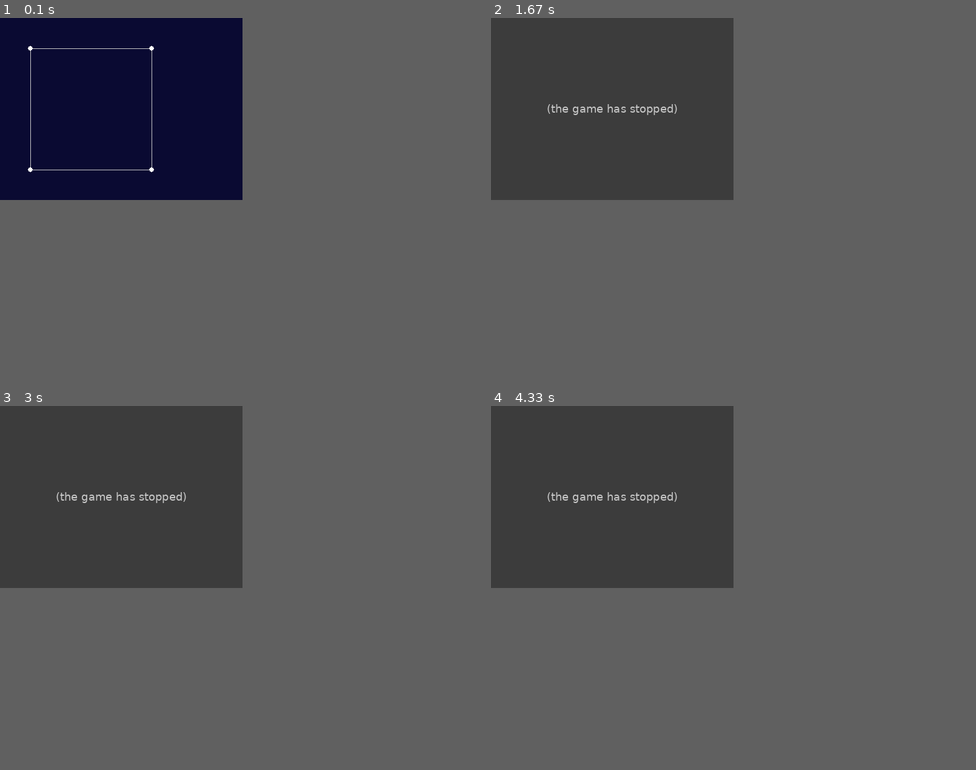
Above: before the commit, frames 1-4 (two rows, left to right).
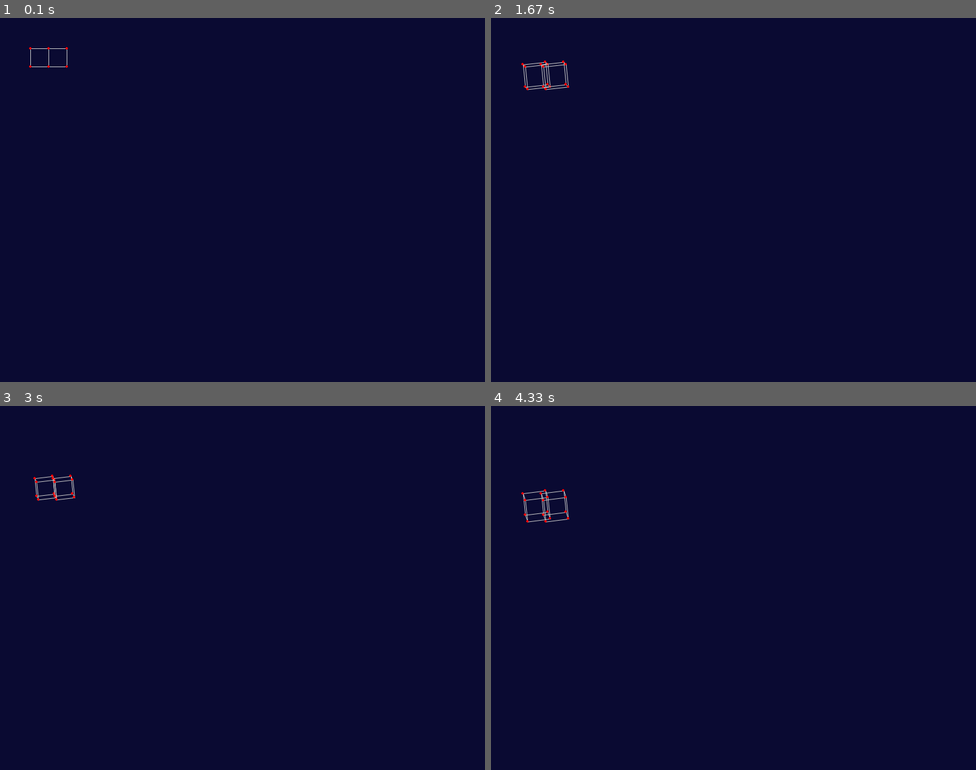
Above: after the commit, the same moments.

Repository: danibt656/pygame3D
Game: pygame game, started from wireframe_display.py
The game is run twice, just before and just after one commit, with the same random seed, the same clock (stepped at 60 frames per second) and the same inputs.
Inputs:
- Up to frame 1 (0.1 s): no input
- Up to frame 2 (1.67 s): tap Z at 0.33 s; tap F at 0.67 s; hold D 1-1.47 s; tap Space at 1.07, 1.37, 1.57 s; tap E at 1.15 s; hold W from 1.5 s (still down)
- Up to frame 3 (3 s): release W at 1.8 s; hold D 1.83-2.3 s; tap Space at 1.9, 2.2, 2.4, 2.7, 2.97 s; tap Shift at 1.98 s; hold A 2.33-2.87 s; tap E at 2.48 s; hold S from 2.9 s (still down)
- Up to frame 4 (4.33 s): release S at 3.2 s; hold A 3.23-3.63 s; tap Space at 3.3, 3.6, 3.73, 4.13 s; tap Shift at 3.38 s; hold W 3.67-4.03 s; tap E at 3.82 s; hold D from 4.07 s (still down)
In our replay, the window is 400x300 before the commit and 800x600 after it. These sizes can differ from the game's own. Grey fills any space a smaller window leaves; there, only what the larger window draws over its background counts as a difference.

The runs differ from the first frame. In frame 1, 0.2% of the frame differs, in the area x 5-32%, y 7-43%; in frame 2, 25%; in frame 3, 25%, in the area x 0-50%, y 0-50%; in frame 4, 25%.
Error before the commit: AttributeError: 'numpy.ndarray' object has no attribute 'x' (wireframe.py line 139); the game stopped at 0.33 s (later frames are placeholders)

Commit message:
replaced movement and rotation for matrices

Diff:
--- a/wireframe (copy).py
+++ /dev/null
@@ -1,103 +0,0 @@
-#
-# Wireframe class
-#
-import math
-
-class Node:
-
-    def __init__(self, coordinates):
-        """
-        Init coordinates: X, Y, Z
-        """
-        self.x = coordinates[0]
-        self.y = coordinates[1]
-        self.z = coordinates[2]
-
-
-class Edge:
-
-    def __init__(self, start, stop):
-        self.start = start
-        self.stop = stop
-
-
-class Wireframe:
-
-    def __init__(self):
-        self.nodes = np.zeros((0, 4))
-        self.edges = []
-
-    def addNodes(self, node_list):
-        for node in node_list:
-            self.nodes.append(Node(node))
-
-    def addEdges(self, edge_list):
-        for (start, stop) in edge_list:
-            self.edges.append(Edge(self.nodes[start], self.nodes[stop]))
-
-    # For debugging
-    def outputNodes(self):
-        print("\n --- Nodes ---")
-        for i, node in enumerate(self.nodes):
-            print(f" {i}: ({node.x}, {node.y}, {node.z})")
-
-    def outputEdges(self):
-        print("\n --- Edges ---")
-        for i, edge in enumerate(self.edges):
-            print(f" {i}: ({edge.start.x}, {edge.start.y}, {edge.start.z})")
-            print(f"  to: ({edge.start.x}, {edge.start.y}, {edge.start.z})")
-
-    def translate(self, axis, d):
-        """
-        Translate each node of a wireframe by d along given axis
-        """
-        if axis in ['x', 'y', 'z']:
-            for node in self.nodes:
-                setattr(node, axis, getattr(node, axis) + d)
-
-    def scale(self, centre_x, centre_y, scale):
-        """
-        Scale the wireframe from the centre of the screen
-        """
-        for node in self.nodes:
-            node.x = centre_x + scale * (node.x - centre_x)
-            node.y = centre_y + scale * (node.y - centre_y)
-            node.z *= scale
-
-    def rotateX(self, cx, cy, cz, radians):
-        for node in self.nodes:
-            y = node.y - cy
-            z = node.z - cz
-            d = math.hypot(y, z)
-            theta = math.atan2(y, z) + radians
-            node.z = cz + d * math.cos(theta)
-            node.y = cy + d * math.sin(theta)
-
-    def rotateY(self, cx, cy, cz, radians):
-        for node in self.nodes:
-            x = node.x - cx
-            z = node.z - cz
-            d = math.hypot(x, z)
-            theta = math.atan2(x, z) + radians
-            node.z = cz + d * math.cos(theta)
-            node.x = cx + d * math.sin(theta)
-
-    def rotateZ(self, cx, cy, cz, radians):
-        for node in self.nodes:
-            x = node.x - cx
-            y = node.y - cy
-            d = math.hypot(y, x)
-            theta = math.atan2(y, x) + radians
-            node.x = cx + d * math.cos(theta)
-            node.y = cy + d * math.sin(theta)
-
-    def findCenter(self):
-        """
-        Find center of the wireframe
-        """
-        num_nodes = len(self.nodes)
-        meanX = sum([node.x for node in self.nodes]) / num_nodes
-        meanY = sum([node.y for node in self.nodes]) / num_nodes
-        meanZ = sum([node.z for node in self.nodes]) / num_nodes
-
-        return (meanX, meanY, meanZ)
--- a/wireframe.py
+++ b/wireframe.py
@@ -2,6 +2,7 @@
 # Wireframe class
 #
 import numpy as np
+from numpy.linalg import multi_dot
 import math
 
 
@@ -70,7 +71,7 @@
     def addEdges(self, edge_list):
         self.edges += edge_list
 
-    # For debugging
+    ## For debugging ##
     def outputNodes(self):
         print("\n --- Nodes ---")
         for i, (x, y, z, _) in enumerate(self.nodes):
@@ -80,6 +81,7 @@
         print("\n --- Edges ---")
         for i, (node1, node2) in enumerate(self.edges):
             print(f" {i}: {node1} -> {node2}")
+    ##               ##
 
     def transform(self, matrix):
         """
@@ -87,69 +89,71 @@
         """
         self.nodes = np.dot(self.nodes, matrix)
 
-    def translate(self, axis, d):
-        """
-        Translate each node of a wireframe by d along given axis
-        """
-        if axis in ['x', 'y', 'z']:
-            for node in self.nodes:
-                setattr(node, axis, getattr(node, axis) + d)
+    def scale(self, scaleMatrix):
+        center = np.array(self.findCenter())
+        centerInv = center * -1
 
-    def scale(self, centre_x, centre_y, scale):
-        """
-        Scale the wireframe from the centre of the screen
-        """
-        for node in self.nodes:
-            node.x = centre_x + scale * (node.x - centre_x)
-            node.y = centre_y + scale * (node.y - centre_y)
-            node.z *= scale
+        tf_center = translationMatrix(*center)
+        tf_centerInv = translationMatrix(*centerInv)
 
-    def rotateX(self, cx, cy, cz, radians):
-        for node in self.nodes:
-            y = node.y - cy
-            z = node.z - cz
-            d = math.hypot(y, z)
-            theta = math.atan2(y, z) + radians
-            node.z = cz + d * math.cos(theta)
-            node.y = cy + d * math.sin(theta)
+        tf_scale = multi_dot([tf_centerInv, scaleMatrix, tf_center])
+        self.nodes = np.dot(self.nodes, tf_scale)
 
-    def rotateY(self, cx, cy, cz, radians):
-        for node in self.nodes:
-            x = node.x - cx
-            z = node.z - cz
-            d = math.hypot(x, z)
-            theta = math.atan2(x, z) + radians
-            node.z = cz + d * math.cos(theta)
-            node.x = cx + d * math.sin(theta)
+    def rotateX(self, rotateXMatrix):
+        center = np.array(self.findCenter())
+        centerInv = center * -1
 
-    def rotateZ(self, cx, cy, cz, radians):
-        for node in self.nodes:
-            x = node.x - cx
-            y = node.y - cy
-            d = math.hypot(y, x)
-            theta = math.atan2(y, x) + radians
-            node.x = cx + d * math.cos(theta)
-            node.y = cy + d * math.sin(theta)
+        tf_center = translationMatrix(*center)
+        tf_centerInv = translationMatrix(*centerInv)
+
+        tf_rotate = multi_dot([tf_centerInv, rotateXMatrix, tf_center])
+        self.nodes = np.dot(self.nodes, tf_rotate)
+
+    def rotateY(self, rotateYMatrix):
+        center = np.array(self.findCenter())
+        centerInv = center * -1
+
+        tf_center = translationMatrix(*center)
+        tf_centerInv = translationMatrix(*centerInv)
+
+        tf_rotate = multi_dot([tf_centerInv, rotateYMatrix, tf_center])
+        self.nodes = np.dot(self.nodes, tf_rotate)
+
+    def rotateZ(self, rotateZMatrix):
+        center = np.array(self.findCenter())
+        centerInv = center * -1
+
+        tf_center = translationMatrix(*center)
+        tf_centerInv = translationMatrix(*centerInv)
+
+        tf_rotate = multi_dot([tf_centerInv, rotateZMatrix, tf_center])
+        self.nodes = np.dot(self.nodes, tf_rotate)
 
     def findCenter(self):
         """
         Find center of the wireframe
         """
         num_nodes = len(self.nodes)
-        meanX = sum([node.x for node in self.nodes]) / num_nodes
-        meanY = sum([node.y for node in self.nodes]) / num_nodes
-        meanZ = sum([node.z for node in self.nodes]) / num_nodes
+        meanX = sum([node[0] for node in self.nodes]) / num_nodes
+        meanY = sum([node[1] for node in self.nodes]) / num_nodes
+        meanZ = sum([node[2] for node in self.nodes]) / num_nodes
 
         return (meanX, meanY, meanZ)
 
 
 
 if __name__ == "__main__":
+    """
+    Quick debug function
+    """
     cube = Wireframe()
+
     cube_nodes = [(x, y, z) for x in (0, 1) for y in (0, 1) for z in (0, 1)]
+
     cube.addNodes(np.array(cube_nodes))
     cube.addEdges([(n, n + 4) for n in range(0, 4)])
     cube.addEdges([(n, n + 1) for n in range(0, 8, 2)])
     cube.addEdges([(n, n + 2) for n in (0, 1, 4, 5)])
+
     cube.outputNodes()
     cube.outputEdges()
--- a/wireframe_display.py
+++ b/wireframe_display.py
@@ -7,10 +7,10 @@
     # Movement
     pg.K_a: (lambda x: x.translateAll([-10, 0, 0])),
     pg.K_d: (lambda x: x.translateAll([10, 0, 0])),
-    pg.K_LSHIFT: (lambda x: x.translateAll([0, 10, 0])),
-    pg.K_SPACE: (lambda x: x.translateAll([0, -10, 0])),
-    pg.K_w: (lambda x: x.scaleAll(1.25)),
-    pg.K_s: (lambda x: x.scaleAll(0.8)),
+    pg.K_SPACE: (lambda x: x.translateAll([0, 10, 0])),
+    pg.K_LSHIFT: (lambda x: x.translateAll([0, -10, 0])),
+    pg.K_w: (lambda x: x.scaleAll([1.25, 1.25, 1.25])),
+    pg.K_s: (lambda x: x.scaleAll([0.8, 0.8, 0.8])),
 
     # Rotation
     pg.K_q: (lambda x: x.rotateAll('X',  0.1)),
@@ -36,9 +36,9 @@
         self.wireframes = {}
         self.displayNodes = True
         self.displayEdges = True
-        self.nodeColor = (255, 255, 255)
+        self.nodeColor = (255, 0, 0)
         self.edgeColor = (200, 200, 200)
-        self.nodeRadius = 4
+        self.nodeRadius = 2
 
     def run(self):
         """
@@ -97,33 +97,49 @@
         """
         Scale all wireframes by a given scale, centered on screen's center
         """
-        centre_x = self.width / 2
-        centre_y = self.height / 2
+        matrix = wf.scaleMatrix(*scale)
 
-        matrix = wf.scaleMatrix(*scale)
         for wireframe in self.wireframes.values():
-            wireframe.scale(centre_x, centre_y, scale)
+            wireframe.scale(matrix)
 
     def rotateAll(self, axis, theta):
         """
         Rotate all wireframes about their centre, along given axis by given angle
         """
         rotateFunction = 'rotate' + axis.upper()
+        rotateMatrix = []
+
+        if axis == 'X':
+            rotateMatrix = wf.rotateXMatrix(theta)
+        elif axis == 'Y':
+            rotateMatrix = wf.rotateYMatrix(theta)
+        elif axis == 'Z':
+            rotateMatrix = wf.rotateZMatrix(theta)
 
         for wireframe in self.wireframes.values():
-            center = wireframe.findCenter()
-            getattr(wireframe, rotateFunction)(*center, theta)
+            getattr(wireframe, rotateFunction)(rotateMatrix)
+
+# End of ProjectionViewer
 
 
+def _setup_cube(ix, iy, iz, size):
+    """
+    Set up a cube of 'size' size on origin (ix, iy, iz)
+    """
 
-if __name__ == '__main__':
     cube = wf.Wireframe()
-    cube_nodes = [(x, y, z) for x in (50,250) for y in (50,250) for z in (50,250)]
+    cube_nodes = [(x, y, z) for x in (ix,ix+size) for y in (iy,iy+size) for z in (iz,iz+size)]
     cube.addNodes(np.array(cube_nodes))
     cube.addEdges([(n,n+4) for n in range(0,4)] + \
                   [(n,n+1) for n in range(0,8,2)] + \
                   [(n,n+2) for n in (0,1,4,5)])
+    return cube
 
-    pv = ProjectionViewer(400, 300)
-    pv.addWireframe('cube', cube)
+if __name__ == '__main__':
+    cube1 = _setup_cube(50, 50, 50, 30)
+    cube2 = _setup_cube(80, 50, 50, 30)
+
+    pv = ProjectionViewer(800, 600)
+    pv.addWireframe('cube1', cube1)
+    pv.addWireframe('cube2', cube2)
     pv.run()
